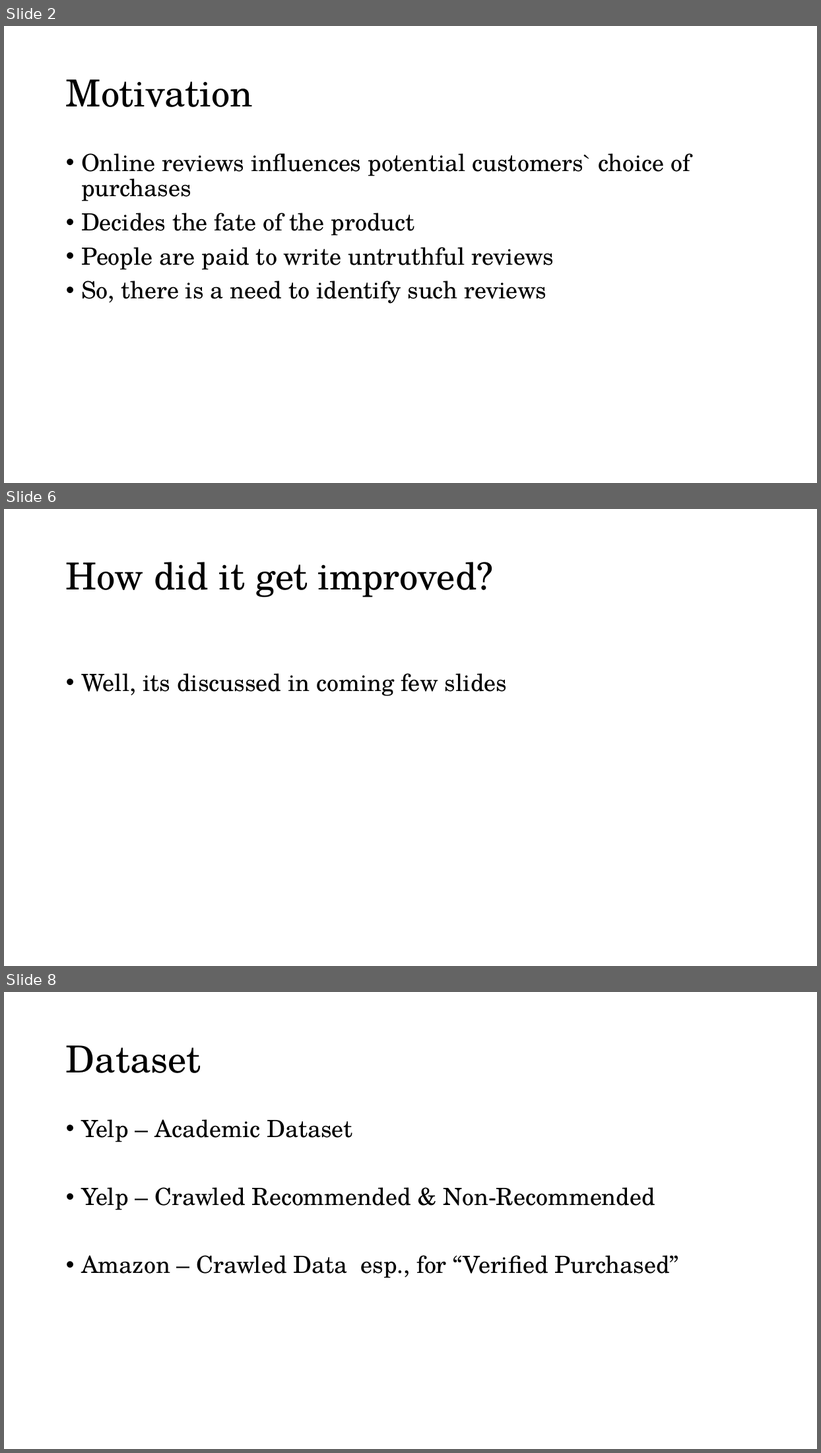
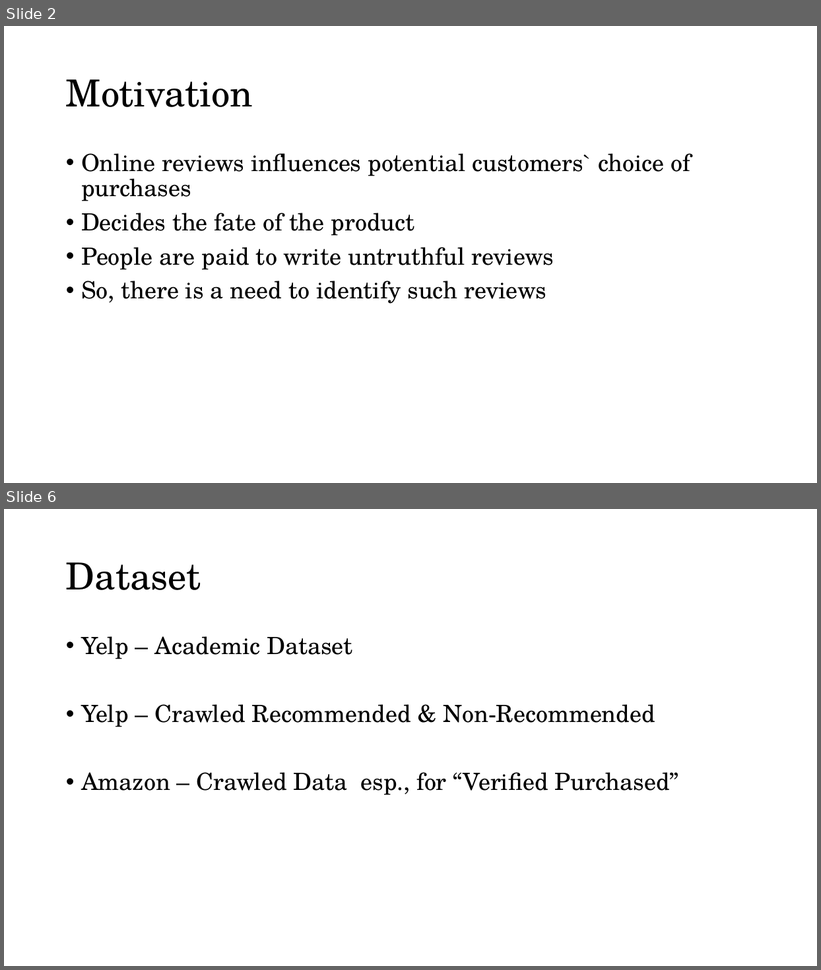
Before and after one commit to rkumar2468/Mining, a slide deck: Documents/Presentation/Course591-Final-Presentation.pptx. Shown one above the other, each under a label of ours: slides 2, 6 and 8 before the commit, slides 2 and 6 after it; the slides between them are not shown. The pictures are 821x1453 and 821x970 pixels, drawn with LibreOffice and Linux fonts; fonts in the diff are those of the drawing. Boxes give left, top, right and bottom in pixels: in the first picture for what was removed or moved away, otherwise in the second. Text is boxed around its words. In the diff, an @@ line names an element or a change of style, - is before the commit and + after.

```diff
--- a/Documents/Presentation/Course591-Final-Presentation.pptx
+++ b/Documents/Presentation/Course591-Final-Presentation.pptx
@@ slide 6 removed at (x1=4, y1=509, x2=817, y2=966), background #FFFFFF @@
@@ title removed at (x1=66, y1=562, x2=494, y2=597) @@
-How did it get improved?
@@ text removed at (x1=81, y1=673, x2=507, y2=696) @@
-• Well, its discussed in coming few slides
@@ what was slide 8 is now slide 6 @@
```
Also in this commit, not shown: 7 slides changed, 2 other slides removed.
